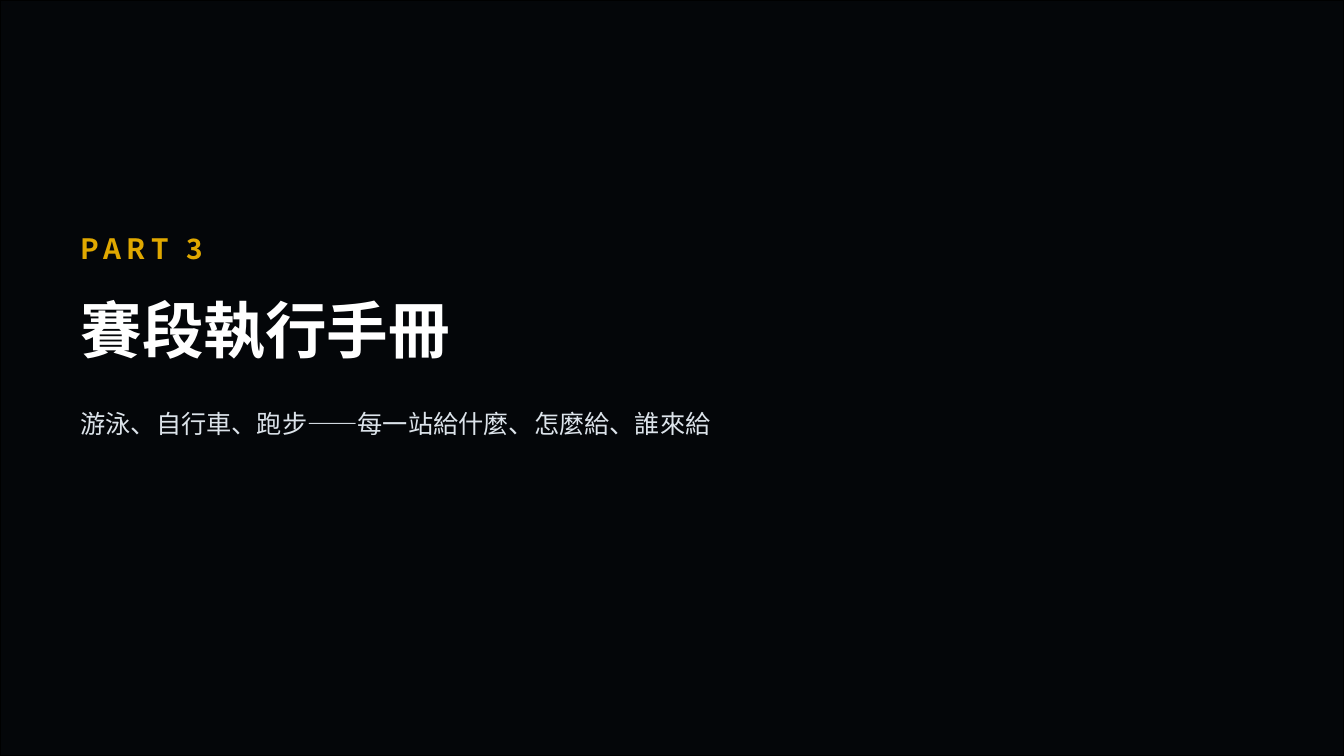
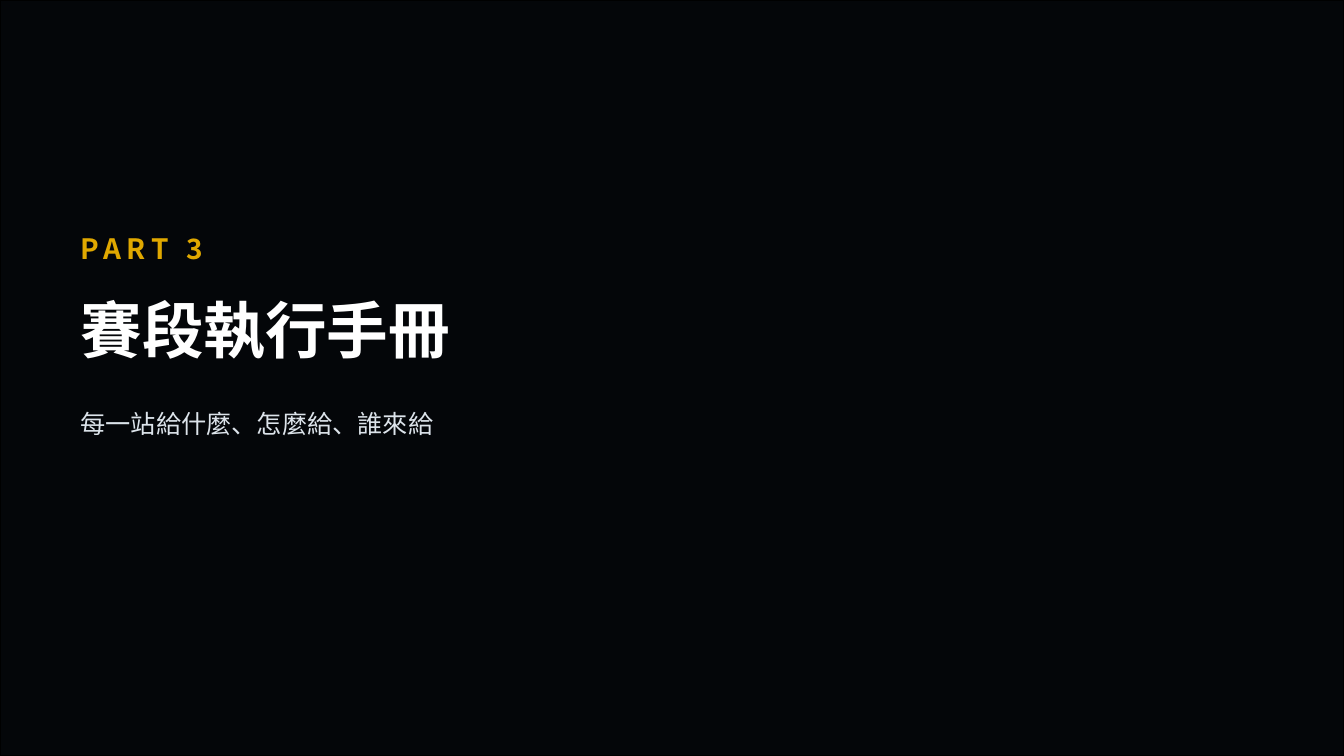
Before and after one commit to powermovebboy-sys/Race-site, a slide deck: slide 20 of deck/2026_FXT_補給作戰計畫.pptx. Drawn at 1344x756 pixels with LibreOffice and Linux fonts; fonts in the diff are those of the drawing; background and template pictures are left out. Boxes give left, top, right and bottom in pixels: in the first picture for what was removed or moved away, otherwise in the second. Text is boxed around its words. In the diff, an @@ line names an element or a change of style, - is before the commit and + after.

```diff
--- a/deck/2026_FXT_補給作戰計畫.pptx
+++ b/deck/2026_FXT_補給作戰計畫.pptx
@@ text at (x1=81, y1=411, x2=434, y2=435): text changed @@
-游泳、自行車、跑步——每一站給什麼、怎麼給、誰來給
+每一站給什麼、怎麼給、誰來給
```
Also in this commit, not shown: 17 other slides changed, 9 other files.
